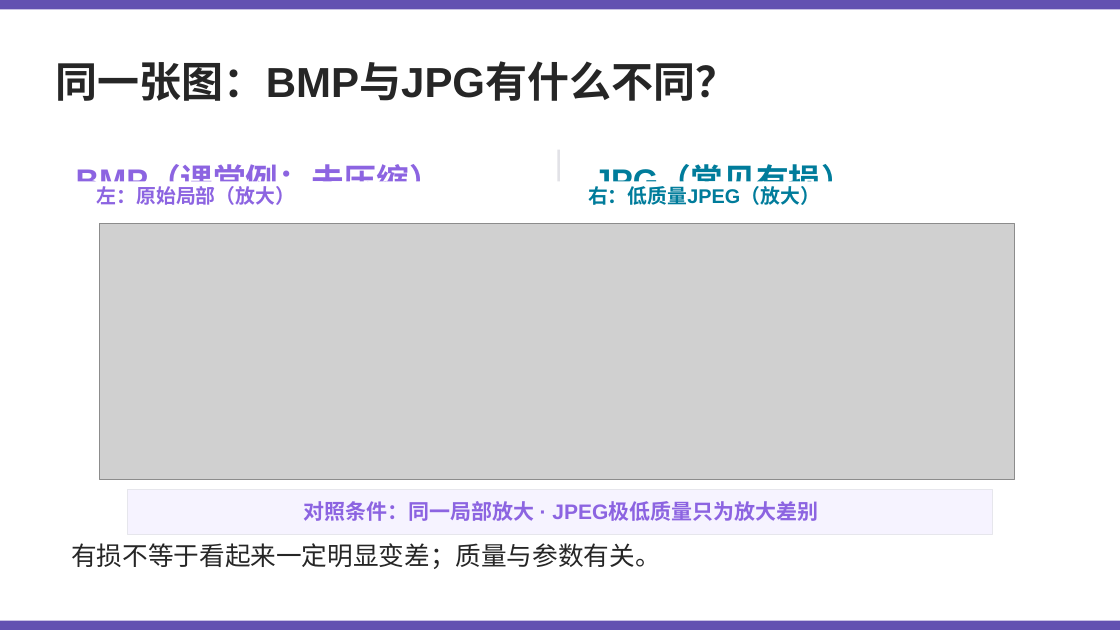
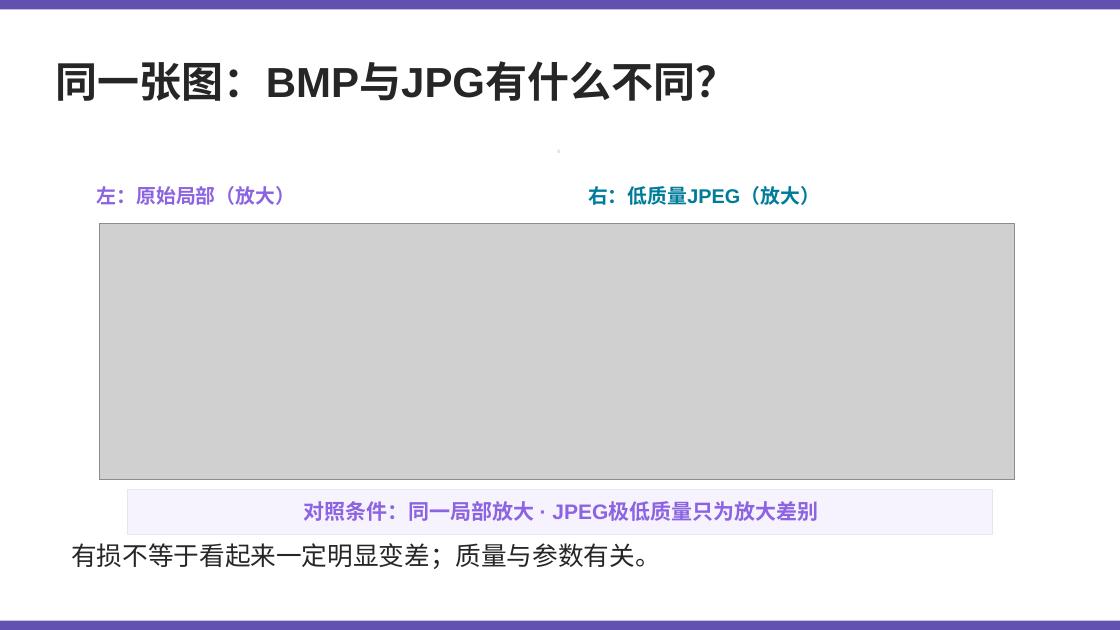
Before and after one commit to Kunonepeng/shtick, a slide deck: slide 66 of 1-2-encoding/1-2-3-audio-encoding-v2/1-2-3-audio-encoding-v8.6.gpt.pptx. Drawn at 1120x630 pixels with LibreOffice and Linux fonts; fonts in the diff are those of the drawing; grey boxes stand for pictures. Boxes give left, top, right and bottom in pixels: in the first picture for what was removed or moved away, otherwise in the second. Text is boxed around its words. In the diff, an @@ line names an element or a change of style, - is before the commit and + after.

```diff
--- a/1-2-encoding/1-2-3-audio-encoding-v2/1-2-3-audio-encoding-v8.6.gpt.pptx
+++ b/1-2-encoding/1-2-3-audio-encoding-v2/1-2-3-audio-encoding-v8.6.gpt.pptx
@@ rectangle resized from (x1=66, y1=181, x2=1053, y2=509) to (x1=66, y1=153, x2=1053, y2=512) @@
@@ text removed at (x1=76, y1=166, x2=442, y2=198) @@
-BMP（课堂例：未压缩）
@@ text removed at (x1=593, y1=166, x2=854, y2=198) @@
-JPG（常见有损）
```
Also in this commit, not shown: 1 other slide changed, 12 other files.
